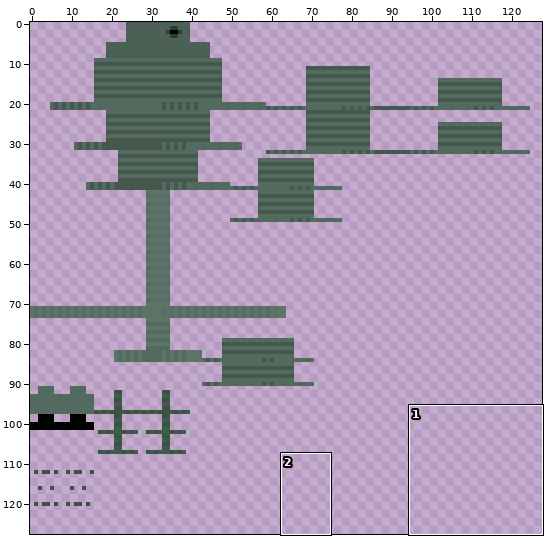
Sprite sheet: resources/textures/entity/anomalocaris/anomalocaris 4.png. The first picture is a wide view before the edit; the outline marks the close-up.
Close-up. The starting point:
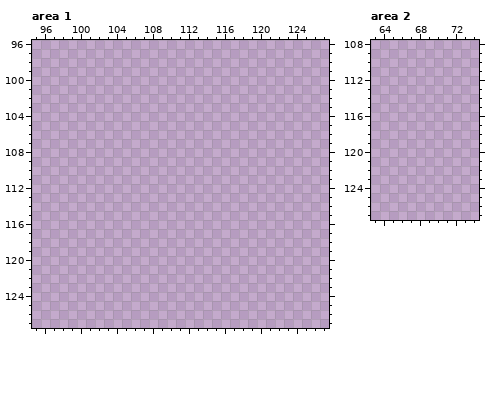
The file is 128x128 pixels. Colours within 5 levels of each other are drawn and written as one. Shown: area 1: x 95..127, y 96..127; area 2: x 63..74, y 108..127. The commit also changed other parts of the picture, which this record leaves out.
Once edited:
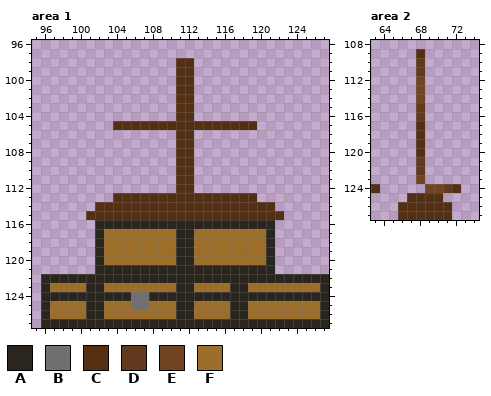
Palette (. is transparent): A #2a251d  B #707070  C #532f14  D #613a1d  E #704323  F #9c6e2a
Diff:
--- area 1
@@ x 95..127 @@
  97 .................................
- 98 .................................
- 99 .................................
-100 .................................
-101 .................................
-102 .................................
-103 .................................
-104 .................................
-105 .................................
-106 .................................
-107 .................................
-108 .................................
-109 .................................
-110 .................................
-111 .................................
-112 .................................
-113 .................................
-114 .................................
-115 .................................
-116 .................................
-117 .................................
-118 .................................
-119 .................................
-120 .................................
-121 .................................
-122 .................................
-123 .................................
-124 .................................
-125 .................................
-126 .................................
-127 .................................
+ 98 ................CC...............
+ 99 ................CC...............
+100 ................CC...............
+101 ................CC...............
+102 ................CC...............
+103 ................CC...............
+104 ................CC...............
+105 .........CCCCCCCCCCCCCCCC........
+106 ................CC...............
+107 ................CC...............
+108 ................CC...............
+109 ................CC...............
+110 ................CC...............
+111 ................CC...............
+112 ................CC...............
+113 .........CCCCCCCCCCCCCCCC........
+114 .......CCCCCCCCCCCCCCCCCCCC......
+115 ......CCCCCCCCCCCCCCCCCCCCCC.....
+116 .......AAAAAAAAAAAAAAAAAAAA......
+117 .......AFFFFFFFFAAFFFFFFFFA......
+118 .......AFFFFFFFFAAFFFFFFFFA......
+119 .......AFFFFFFFFAAFFFFFFFFA......
+120 .......AFFFFFFFFAAFFFFFFFFA......
+121 .......AAAAAAAAAAAAAAAAAAAA......
+122 .AAAAAAAAAAAAAAAAAAAAAAAAAAAAAAAA
+123 .AFFFFAAFFFFFFFFAAFFFFAAFFFFFFFFA
+124 .AAAAAAAAAABBAAAAAAAAAAAAAAAAAAAA
+125 .AFFFFAAFFFBBFFFAAFFFFAAFFFFFFFFA
+126 .AFFFFAAFFFFFFFFAAFFFFAAFFFFFFFFA
+127 .AAAAAAAAAAAAAAAAAAAAAAAAAAAAAAAA
--- area 2
@@ x 63..74 @@
 108 ............
-109 ............
-110 ............
-111 ............
-112 ............
-113 ............
-114 ............
-115 ............
-116 ............
-117 ............
-118 ............
-119 ............
-120 ............
-121 ............
-122 ............
-123 ............
-124 ............
-125 ............
-126 ............
-127 ............
+109 .....C......
+110 .....D......
+111 .....D......
+112 .....E......
+113 .....E......
+114 .....E......
+115 .....D......
+116 .....D......
+117 .....C......
+118 .....C......
+119 .....C......
+120 .....C......
+121 .....D......
+122 .....D......
+123 .....E......
+124 C.....EEDC..
+125 ....CCCC....
+126 ...CCCCCC...
+127 ...CCCCCC...
Pixel boxes of the changes (left, top, right, bottom) in both close-ups:
added: (41, 58, 329, 328)
added: (371, 49, 461, 220)
